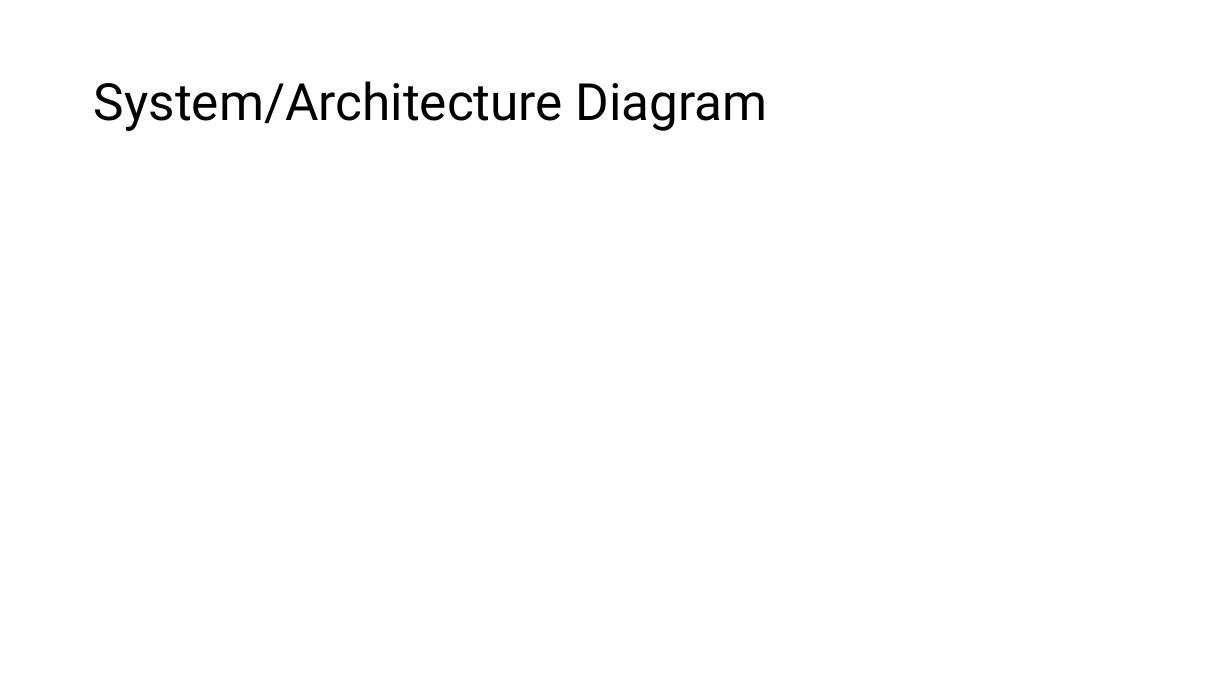
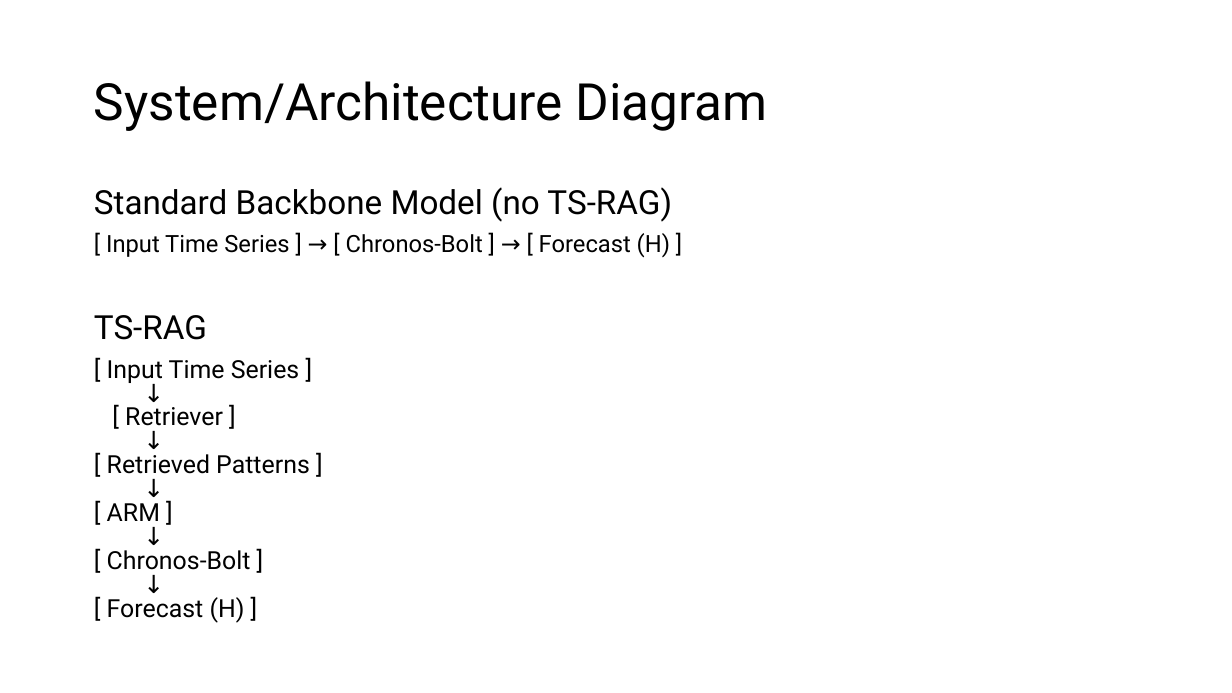
Before and after one commit to ZGRochelleDev/intelligent-systems-code-Review, a slide deck: slide 5 of deliverables/code-review-presentation.pptx. Drawn at 1232x693 pixels with LibreOffice and Linux fonts; fonts in the diff are those of the drawing. Boxes give left, top, right and bottom in pixels: in the first picture for what was removed or moved away, otherwise in the second. Text is boxed around its words. In the diff, an @@ line names an element or a change of style, - is before the commit and + after.

```diff
--- a/deliverables/code-review-presentation.pptx
+++ b/deliverables/code-review-presentation.pptx
@@ text added at bbox=[94, 187, 672, 623], 19.4 pt, text #000000 @@
+Standard Backbone Model (no TS-RAG)
+[ Input Time Series ] → [ Chronos-Bolt ] → [ Forecast (H) ]
+TS-RAG
+[ Input Time Series ]
+↓
+[ Retriever ]
+↓
+[ Retrieved Patterns ]
+↓
+[ ARM ]
+↓
+[ Chronos-Bolt ]
+↓
+[ Forecast (H) ]
```
Also in this commit, not shown: 11 other slides changed, 3 slides added, 1 slide removed, 9 other files.
